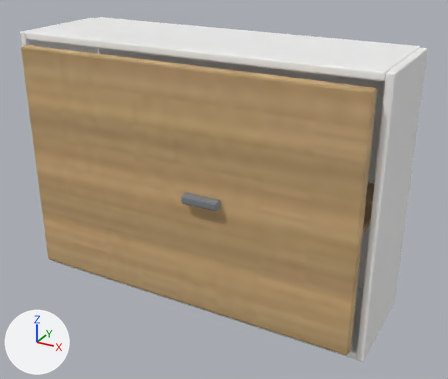
One commit to the glTF model models/pieces/wall_cabinet.glb: the scene before it, then after it.
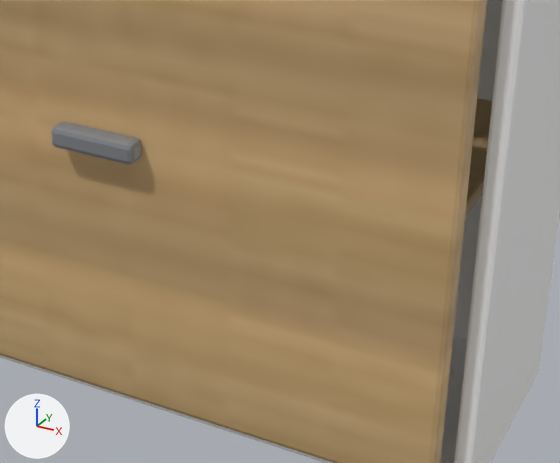
There are two pictures of each version: one whole from a 50 mm lens placed at (0.785, -1.356, 0.978), pointed at (0.047, -0.013, 0.307), one close up on the part from 35% to 90% of the width and 37% to 90% of the height. Every picture has the same lights, and +X, +Y and +Z are marked at lower left. The last two pictures show the newer version. Vertices at exactly the same position are counted once.

In view in the first close-up: 'cab_body_back', 'cab_body_bottom', 'cab_body_right', 'cab_shelf', 'part_door__wall_cabinet'.
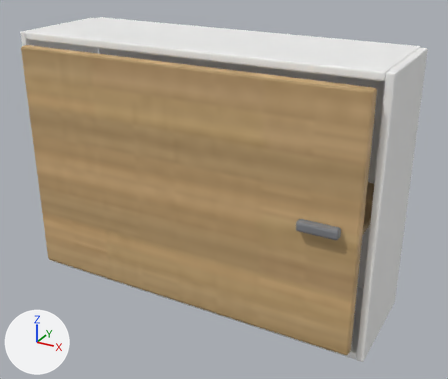
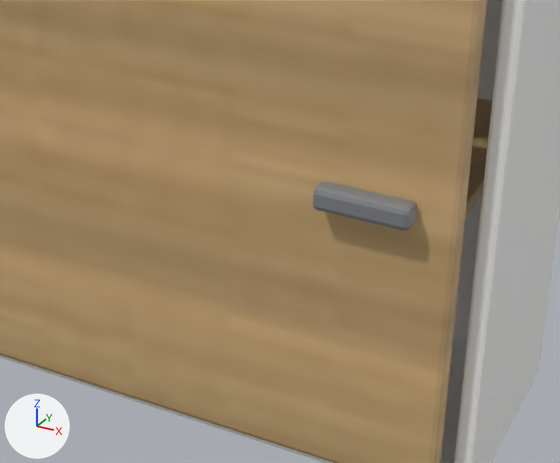
Where the change shows, as pixel boxes [x1, y1, x2, y2] in the close-ups (560 x 463 px; the box of a moved part takes in the faces that stretch with it):
part 1 of me_cube_249, moved or reshaped
    before: [52, 121, 141, 164]
    after: [313, 181, 417, 231]

Patch to the scene script:
```diff
--- a/models/pieces/wall_cabinet.glb.py
+++ b/models/pieces/wall_cabinet.glb.py
@@ me_cube_249 @@
 me_cube_249.from_pydata(...)  # 112 vertices, 216 faces; spans x -0.47..0.47, y -0.037..0.014, z -0.32..0.32
 # used by ob_part_door__wall_cabinet; location = (0.0, -0.165, 0.35)
+# me_cube_249 part 1: the loose piece of 56 vertices spanning x 0.03..0.13, y -0.037..-0.012, z -0.013..0.013 is moved by (0.3, 0.0, 0.0)
 me_cube_249.materials.append(mat_wood_light)
```
